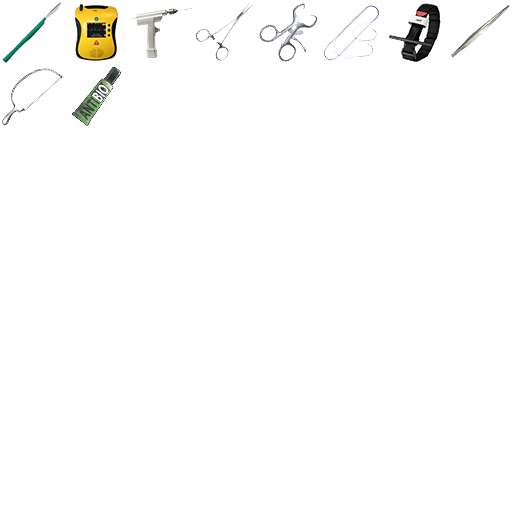
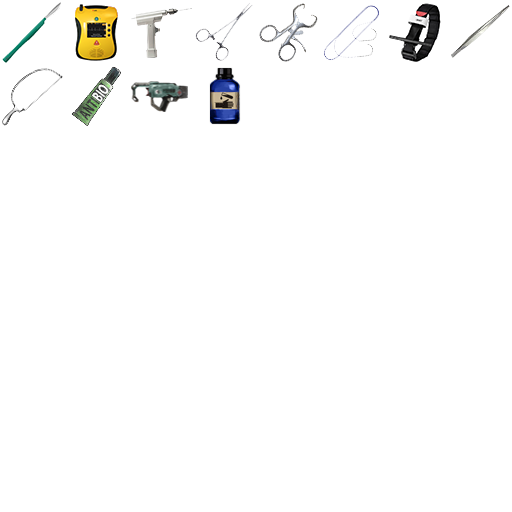
Layer changes from the first 512×512 image to the second:
added layer "Layer 7" above "Layer 6" over 209, 67, 241, 125
added layer "Layer 6" above "Layer 5" over 131, 81, 188, 112
